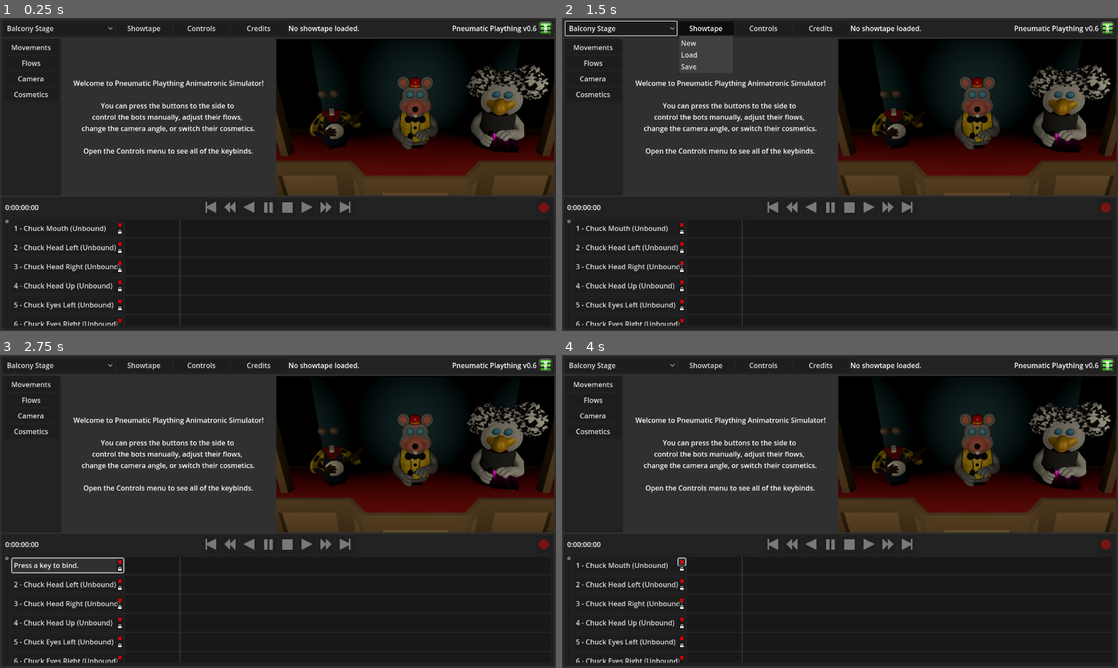
Above: before the commit, frames 1-4 (two rows, left to right).
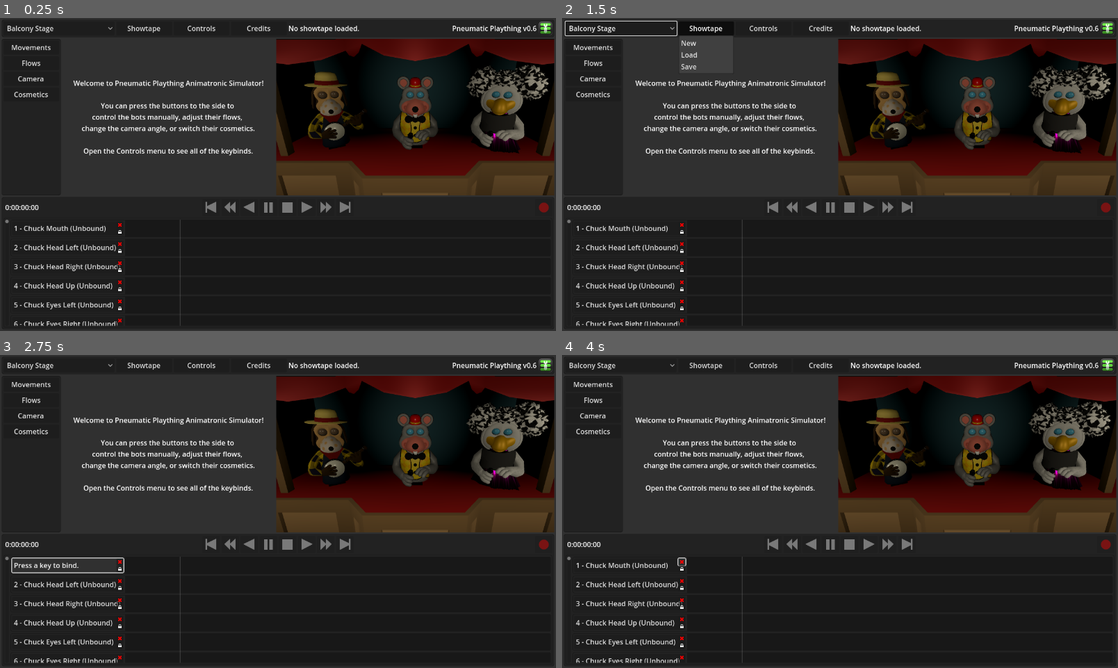
Above: after the commit, the same moments.

Repository: pizzaperp95/PneumaticPlaything
Game: Godot game, scene res://Scenes/GUI/EditorScreen.tscn
Same seed, same stepped clock (60 frames per second), same inputs: the game is played once before the commit and once after it.
Inputs (mouse positions are in pixels of both pictures, inside the frame that each line leads up to):
- Up to frame 1 (0.25 s): no input
- Up to frame 2 (1.5 s): click "Balcony Stage" at 0.5 s; click "Showtape" at 1.25 s
- Up to frame 3 (2.75 s): click "1 - Chuck Mouth (Unbound)" at 2 s
- Up to frame 4 (4 s): click "Press a key to bind." at 2.75 s; click (684, 561) at 3.52 s

The runs differ from the first frame. In frame 1, 3.8% of the frame differs, in the area x 49-100%, y 6-42%; in frame 2, 3.8%; in frame 3, 3.8%; in frame 4, 3.8%.

Commit message:
finish jasper model

Diff:
--- a/Scripts/EditorScreen.gd
+++ b/Scripts/EditorScreen.gd
@@ -104,11 +104,11 @@
 			41: { "bot": "Warblettes", "movement": "Mouth", "flow_in": 4.0, "flow_out": 3.0 },
 			44: { "bot": "Warblettes", "movement": "Body Rock", "flow_in": 1.0, "flow_out": 1.0 },
 			50: { "bot": "Spots", "movement": "Chuck", "flow_in": "None", "flow_out": "None" },
-			71: { "bot": "Floods", "movement": "Red", "flow_in": "None", "flow_out": "None" },
-			72: { "bot": "Floods", "movement": "Green", "flow_in": "None", "flow_out": "None" },
-			73: { "bot": "Floods", "movement": "Blue", "flow_in": "None", "flow_out": "None" },
+			55: { "bot": "Floods", "movement": "Blue", "flow_in": "None", "flow_out": "None" },
 			78: { "bot": "Spots", "movement": "Warblettes", "flow_in": "None", "flow_out": "None" },
 			79: { "bot": "Color Spots", "movement": "Chuck", "flow_in": "None", "flow_out": "None" },
+			82: { "bot": "Floods", "movement": "Red", "flow_in": "None", "flow_out": "None" },
+			86: { "bot": "Floods", "movement": "Green", "flow_in": "None", "flow_out": "None" },
 		},
 
 		"cosmetics":
Binary file changed: Models/Balcony/BalconyStage.glb
Binary file changed: Models/Cyberamics/Cyber Jasper.glb
Binary file added: Models/Cyberamics/Cyber Jasper_muzzle.png
Not shown, added: Models/Cyberamics/Cyber Jasper_muzzle.png.import
